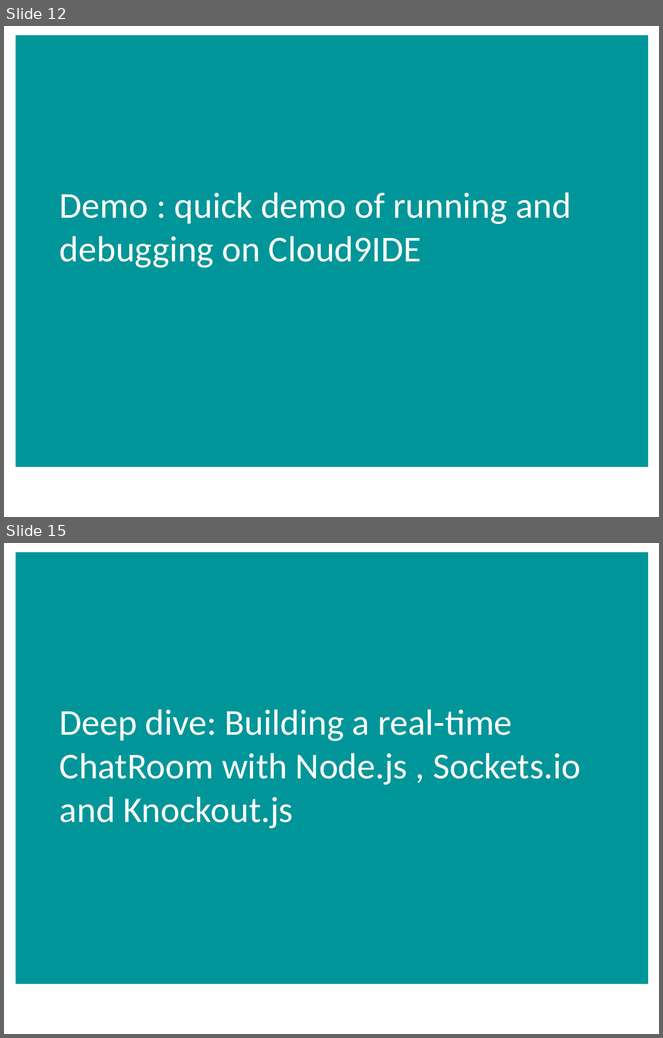
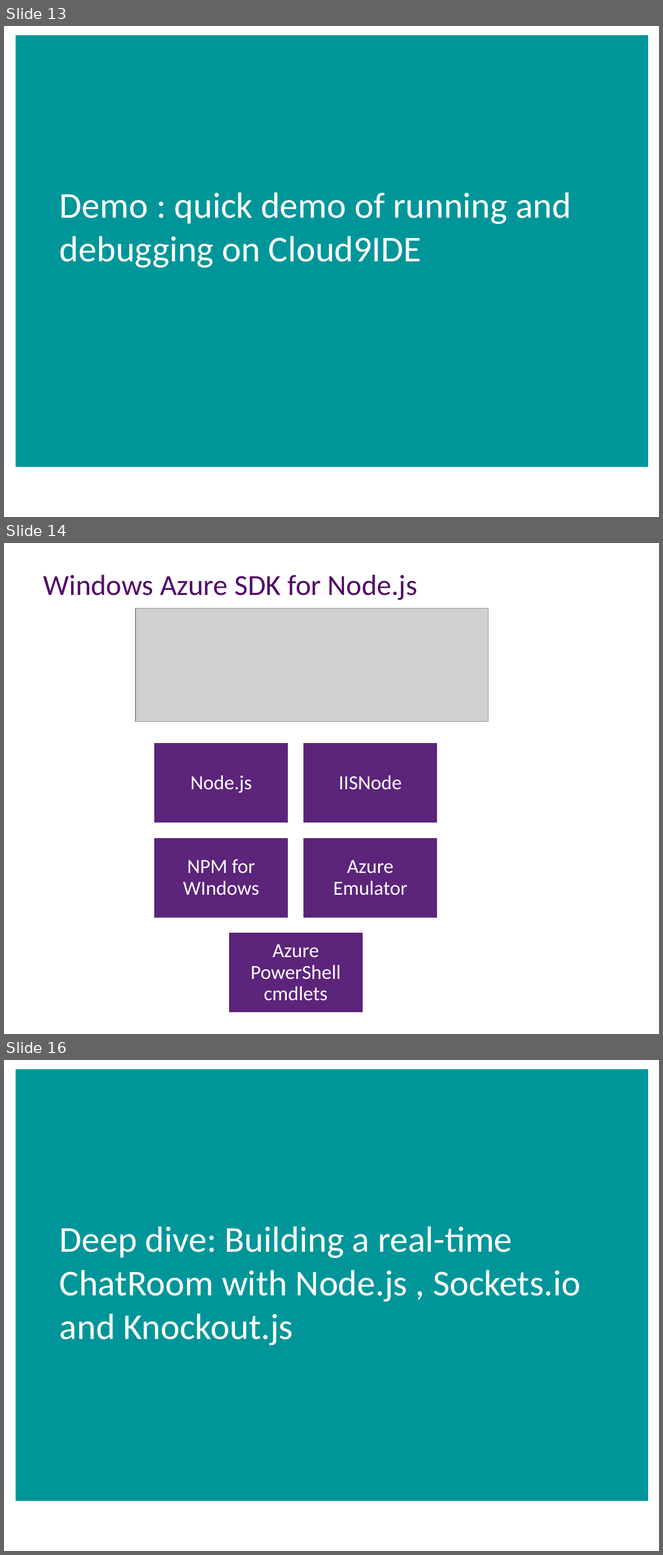
Before and after one commit to aidancasey/AzureNodeChatClient, a slide deck: presentation/Building Node.js Applications on Windows Azure.pptx. Shown one above the other, each under a label of ours: slides 12 and 15 before the commit, slides 13, 14 and 16 after it; the slides between them are not shown. The pictures are 663x1038 and 663x1555 pixels, drawn with LibreOffice and Linux fonts; fonts in the diff are those of the drawing; grey boxes stand for pictures; background and template pictures are left out. Boxes give left, top, right and bottom in pixels: in the first picture for what was removed or moved away, otherwise in the second. Text is boxed around its words. In the diff, an @@ line names an element or a change of style, - is before the commit and + after.

```diff
--- a/presentation/Building Node.js Applications on Windows Azure.pptx
+++ b/presentation/Building Node.js Applications on Windows Azure.pptx
@@ slide 14 added at (4, 543, 659, 1034), background #FFFFFF @@
@@ title added at (43, 575, 417, 600), 32 pt, text #540B6A @@
+Windows Azure SDK for Node.js
@@ picture added at (136, 608, 489, 721) @@
@@ group added at (153, 742, 438, 1014): 5 rectangles, 5 texts @@
+Node.js
+IISNode
+NPM for WIndows
+Azure Emulator
+Azure PowerShell cmdlets
@@ what was slide 12 is now slide 13 @@
@@ what was slide 15 is now slide 16 @@
```
Also in this commit, not shown: 5 slides changed.
